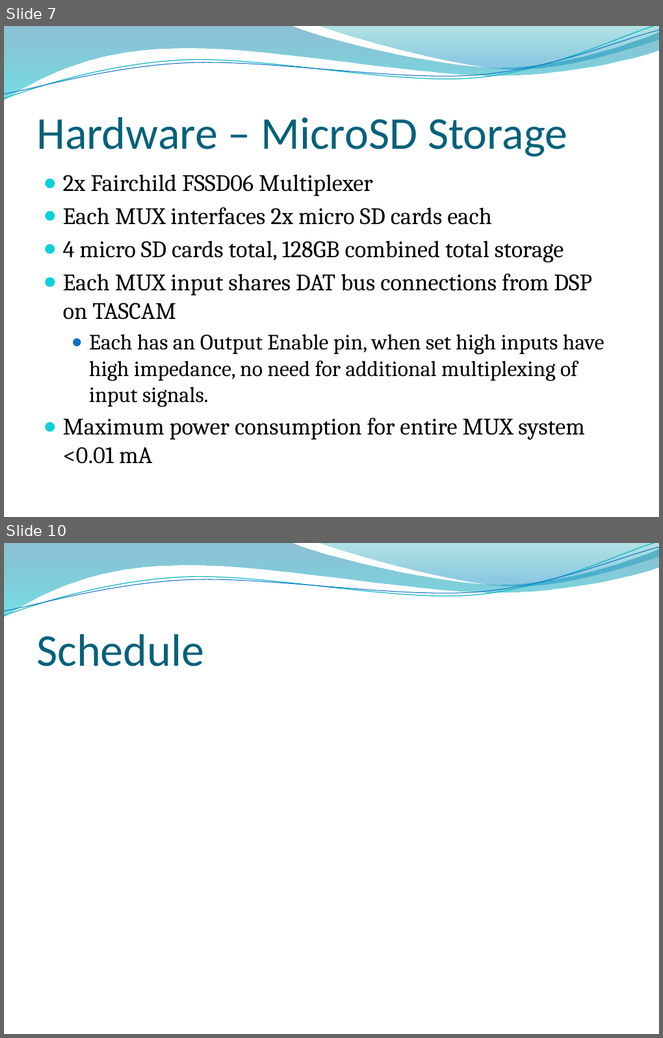
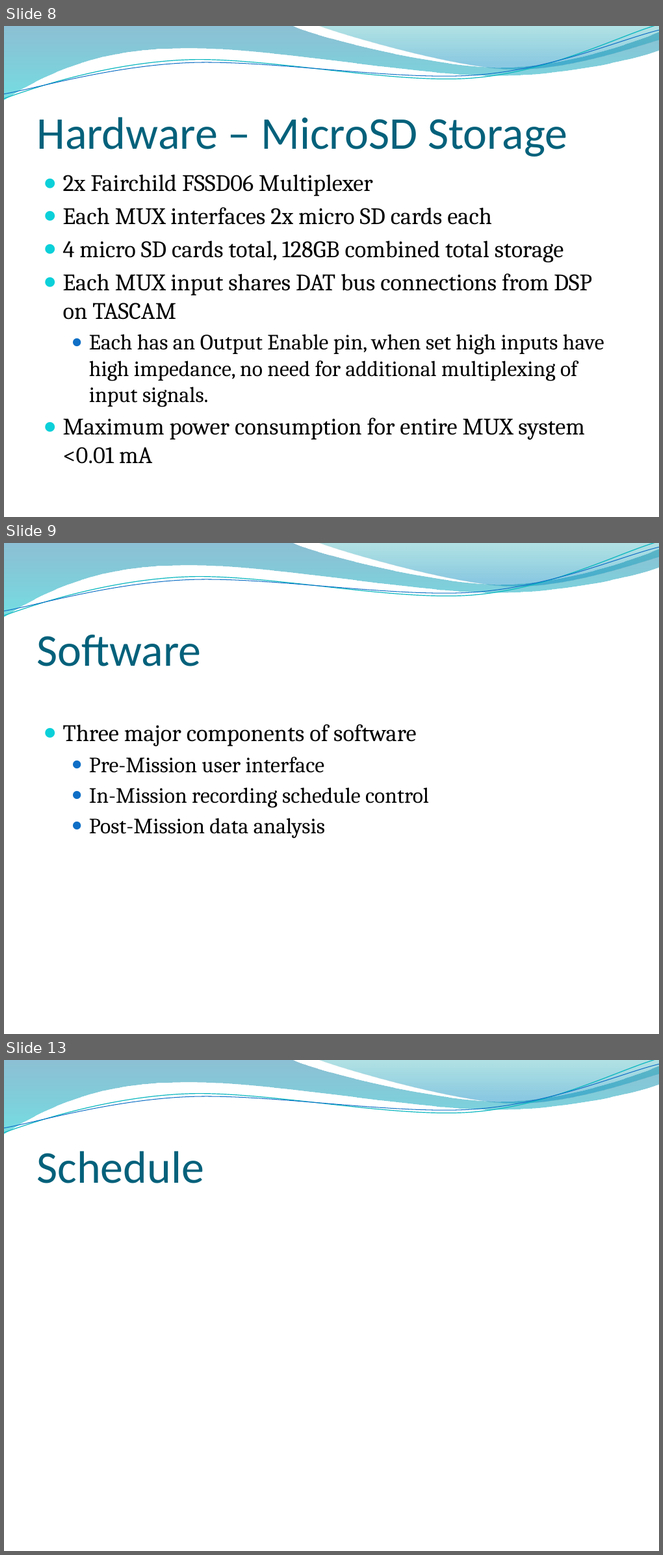
Before and after one commit to chelseathroop/UUVCapstone, a slide deck: CapstoneAssignments/CapstoneProposal.pptx. Shown one above the other, each under a label of ours: slides 7 and 10 before the commit, slides 8, 9 and 13 after it; the slides between them are not shown. The pictures are 663x1038 and 663x1555 pixels, drawn with LibreOffice and Linux fonts; fonts in the diff are those of the drawing; background and template pictures are left out. Boxes give left, top, right and bottom in pixels: in the first picture for what was removed or moved away, otherwise in the second. Text is boxed around its words. In the diff, an @@ line names an element or a change of style, - is before the commit and + after.

```diff
--- a/CapstoneAssignments/CapstoneProposal.pptx
+++ b/CapstoneAssignments/CapstoneProposal.pptx
@@ slide 9 added at bbox=[4, 543, 659, 1034], background picture (left out); not listed: 4 template elements that a slide beside it also shows @@
@@ title added at bbox=[36, 635, 201, 667], 50 pt, text #04617B @@
+Software
@@ text added at bbox=[63, 724, 429, 839], 24 pt, text #000000 @@
+● Three major components of software
+  ● Pre-Mission user interface
+  ● In-Mission recording schedule control
+  ● Post-Mission data analysis
@@ what was slide 7 is now slide 8 @@
@@ what was slide 10 is now slide 13 @@
```
Also in this commit, not shown: 6 slides changed, 4 other slides added, 2 slides removed, 1 other file.
